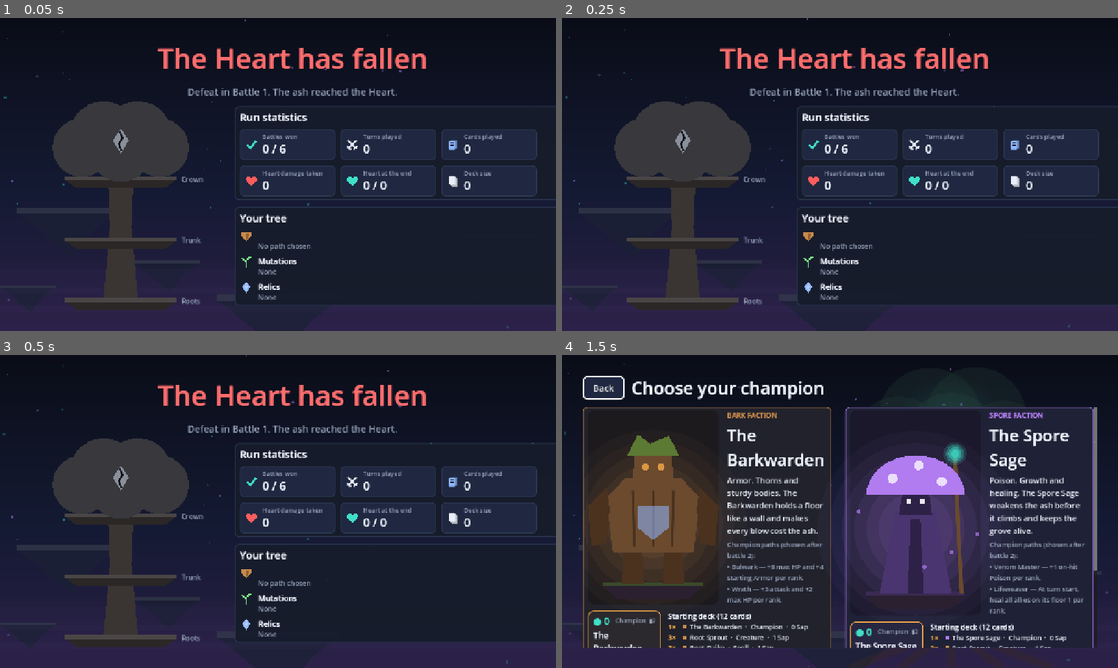
Above: before the commit, frames 1-4 (two rows, left to right).
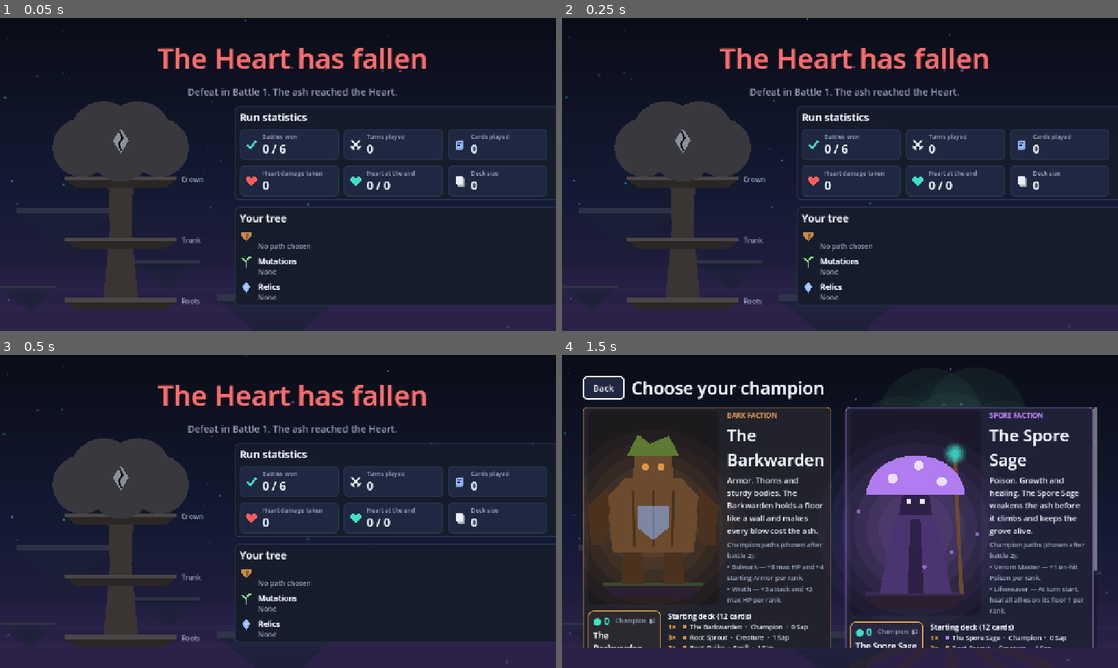
Above: after the commit, the same moments.

Repository: sebastianlistfeirup/Lastroot
Game: Godot game, scene res://scenes/flow/result_screen.tscn
The game is run twice, just before and just after one commit, with the same random seed, the same clock (stepped at 60 frames per second) and the same inputs. This scene is started directly instead of the project's main scene.
Inputs (mouse positions are in pixels of both pictures, inside the frame that each line leads up to):
- Up to frame 1 (0.05 s): no input
- Up to frame 2 (0.25 s): no input
- Up to frame 3 (0.5 s): no input
- Up to frame 4 (1.5 s): tap Enter (ui_accept) at 0.5, 0.77 s; move the mouse to (962, 495) at 0.52 s; hold Right 0.53-1.25 s; tap 1 at 0.6 s; click (962, 495) at 0.67 s; click "New Run" at 1.25 s

The runs differ from the first frame. In frame 1, 0.9% of the frame differs, in the area x 59-99%, y 35-58%; in frame 2, 0.9%; in frame 3, 0.9%; in frame 4, nothing differs.

Commit message:
Meta screen polish (portrait result stats, selection hints), screenshots and smoke evidence
Co-Authored-By: Claude Opus 5.5 <noreply@anthropic.com>
Claude-Session: https://claude.ai/code/session_014NxcUrdW69Hpwat6boxt2N

Diff:
--- /dev/null
+++ b/evidence/meta_smoke.json
@@ -0,0 +1,57 @@
+{
+  "checks": 208,
+  "duration_ms": 5500,
+  "engine_version": "4.5.1-stable (official)",
+  "failed": 0,
+  "failures": [],
+  "status": "PASS",
+  "steps": [
+    "menu_no_save: press SettingsButton",
+    "menu_no_save: press CreditsButton",
+    "menu_no_save: press NewRunButton",
+    "menu_no_save: press BackButton",
+    "menu_no_save: press NewRunButton",
+    "menu_no_save: press Choose_SPORE",
+    "menu_continue: press ContinueButton",
+    "menu_continue: press NewRunButton",
+    "menu_corrupt: press ContinueButton",
+    "menu_future: press ContinueButton",
+    "reward_card: tap Offer_B11",
+    "reward_card: press ConfirmButton",
+    "reward_card: tap Offer_M02",
+    "reward_card: press ConfirmButton",
+    "reward_card_skip: press SkipButton",
+    "reward_champion: tap Offer_WRATH",
+    "reward_champion: press ConfirmButton",
+    "reward_champion: tap Offer_R08",
+    "reward_champion: press ConfirmButton",
+    "reward_champion_rank2: press ConfirmButton",
+    "reward_relic_portrait: tap Offer_R04",
+    "reward_relic_portrait: press ConfirmButton",
+    "route_1920x1080: press Go_N1B",
+    "route_430x932: press Go_N1B",
+    "camp: tap Card_1",
+    "camp: tap Card_2",
+    "camp: press Upgrade_attack_2",
+    "camp_unaffordable: tap Card_2",
+    "camp_unaffordable: press LeaveButton",
+    "removal: tap Card_2",
+    "removal: press RemoveButton",
+    "removal_minimum: tap Card_8",
+    "encounter_resin: press Encounter_resin",
+    "encounter_heal: press Encounter_heal",
+    "card_node: tap Offer_S05",
+    "card_node: press ConfirmButton",
+    "card_node_skip: press SkipButton",
+    "header: press Relic_R08",
+    "header: press Relic_R08",
+    "header: press HeartChip",
+    "header: press DeckButton",
+    "result_won: press NewRunButton",
+    "result_lost: press MainMenuButton",
+    "pause: press PauseCornerButton",
+    "pause: press PauseSettingsButton",
+    "pause: press ResumeButton"
+  ],
+  "timestamp": "2026-10-19T21:18:19"
+}
--- a/localization/translations.csv
+++ b/localization/translations.csv
@@ -172,6 +172,7 @@
 Tap a card in your deck to choose what to remove.,"Tryk på et kort i dit dæk for at vælge, hvad der skal fjernes."
 Tap a card in your deck to see its upgrades.,Tryk på et kort i dit dæk for at se dets opgraderinger.
 "Tap a card to select it, then confirm.","Tryk på et kort for at vælge det, og bekræft derefter."
+"Tap an option to select it, then confirm.","Tryk på en mulighed for at vælge den, og bekræft derefter."
 The Heart is already full: healing would do nothing.,Hjertet er allerede fuldt: heling ville intet gøre.
 The boss arrives on turn %d after four waves. It escalates from turn %d.,Bossen ankommer på tur %d efter fire bølger. Den eskalerer fra tur %d.
 The champion cannot be removed.,Championen kan ikke fjernes.
--- a/scripts/ui/flow/result_screen.gd
+++ b/scripts/ui/flow/result_screen.gd
@@ -83,7 +83,7 @@
 	var right := UiKit.vbox(16)
 	right.custom_minimum_size = Vector2(0 if portrait else 760, 0)
 	main.add_child(right)
-	right.add_child(_stats_panel(stats))
+	right.add_child(_stats_panel(stats, portrait))
 	right.add_child(_build_panel())
 	var buttons := UiKit.flow(16)
 	buttons.name = "Actions"
@@ -101,7 +101,7 @@
 	nb.grab_focus.call_deferred()
 
 
-func _stats_panel(stats: Dictionary) -> Control:
+func _stats_panel(stats: Dictionary, portrait: bool) -> Control:
 	var p := UiKit.panel(Color(UiKit.PANEL, 0.94), UiKit.LINE)
 	p.name = "StatsPanel"
 	var v := UiKit.vbox(10)
@@ -119,7 +119,7 @@
 	]
 	for r: Array in rows:
 		var cell := UiKit.panel(UiKit.PANEL_HI, UiKit.LINE)
-		cell.custom_minimum_size = Vector2(220, 0)
+		cell.custom_minimum_size = Vector2(168 if portrait else 228, 0)
 		var h := UiKit.hbox(10)
 		cell.add_child(h)
 		var ic := MetaIcon.make(str(r[0]), r[3], UiKit.px(30))
@@ -127,7 +127,9 @@
 		h.add_child(ic)
 		var c := UiKit.vbox(0)
 		var l := UiKit.label(str(r[1]), 14, UiKit.TEXT_DIM)
-		l.autowrap_mode = TextServer.AUTOWRAP_OFF
+		l.autowrap_mode = TextServer.AUTOWRAP_WORD_SMART if portrait else TextServer.AUTOWRAP_OFF
+		l.custom_minimum_size = Vector2(100 if portrait else 0, 0)
+		c.size_flags_horizontal = Control.SIZE_EXPAND_FILL
 		c.add_child(l)
 		var val := UiKit.label(str(r[2]), 26, UiKit.TEXT, true)
 		val.name = "Stat_" + str(r[1]).replace(" ", "_")
--- a/scripts/ui/flow/run_screen.gd
+++ b/scripts/ui/flow/run_screen.gd
@@ -282,6 +282,8 @@
 		if sel_offer != "":
 			send({"type": "claim", "slot": slot["id"], "choice": sel_offer}))
 	_confirm.disabled = sel_offer == ""
+	if sel_offer == "":
+		_hint(Loc.t("Tap an option to select it, then confirm."))
 
 
 static func _mutation_floor(mid: String) -> String:
@@ -345,6 +347,8 @@
 		if sel_offer != "":
 			send({"type": "claim", "slot": slot["id"], "choice": sel_offer}))
 	_confirm.disabled = sel_offer == ""
+	if sel_offer == "":
+		_hint(Loc.t("Tap an option to select it, then confirm."))
 
 
 func _relic_choice(slot: Dictionary) -> void:
@@ -368,6 +372,8 @@
 		if sel_offer != "":
 			send({"type": "claim", "slot": slot["id"], "choice": sel_offer}))
 	_confirm.disabled = sel_offer == ""
+	if sel_offer == "":
+		_hint(Loc.t("Tap an option to select it, then confirm."))
 
 
 # ----------------------------------------------------------------- route
Not shown, added: evidence/meta_screens/.gdignore
Binary file added: evidence/meta_screens/da_camp_desktop.png
Binary file added: evidence/meta_screens/da_camp_phone.png
Binary file added: evidence/meta_screens/da_faction_desktop.png
Binary file added: evidence/meta_screens/da_faction_phone.png
Binary file added: evidence/meta_screens/da_route_desktop.png
Binary file added: evidence/meta_screens/da_route_phone.png
Binary file added: evidence/meta_screens/menu_credits_desktop.png
Binary file added: evidence/meta_screens/menu_credits_phone.png
Binary file added: evidence/meta_screens/menu_faction_desktop.png
Binary file added: evidence/meta_screens/menu_faction_phone.png
Binary file added: evidence/meta_screens/menu_settings_desktop.png
(and 38 more such lines)
